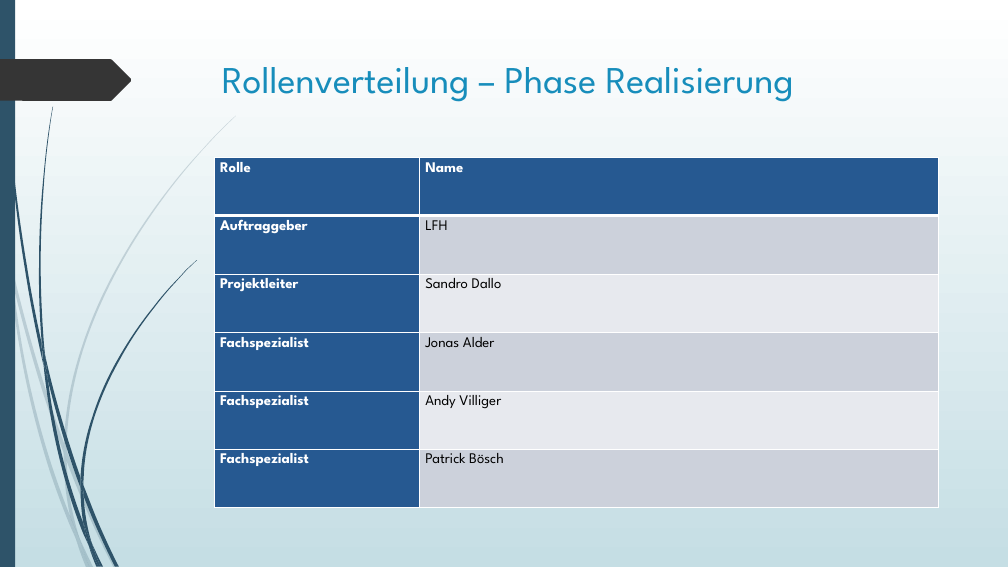
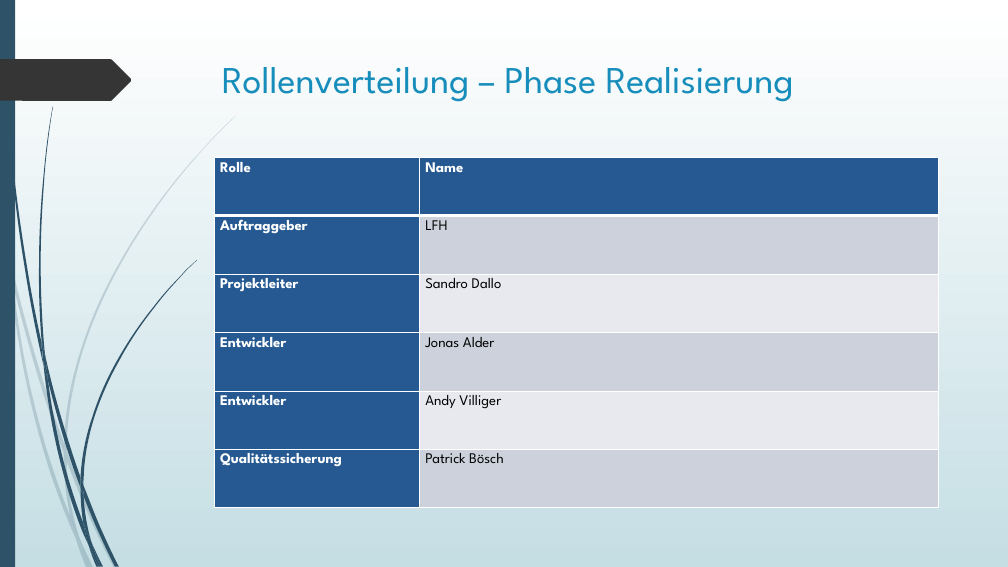
Before and after one commit to nuerscht/LFH, a slide deck: slide 11 of doc/00 Statusberichte/Status Meeting 2.pptx. Drawn at 1008x567 pixels with LibreOffice and Linux fonts; fonts in the diff are those of the drawing. Boxes give left, top, right and bottom in pixels: in the first picture for what was removed or moved away, otherwise in the second. Text is boxed around its words. In the diff, an @@ line names an element or a change of style, - is before the commit and + after.

```diff
--- a/doc/00 Statusberichte/Status Meeting 2.pptx
+++ b/doc/00 Statusberichte/Status Meeting 2.pptx
@@ table at <box>215,157,938,507</box> @@
-row 4, column 1: Fachspezialist
+row 4, column 1: Entwickler
-row 5, column 1: Fachspezialist
+row 5, column 1: Entwickler
-row 6, column 1: Fachspezialist
+row 6, column 1: Qualitätssicherung
@@ less space between paragraphs @@
```
Also in this commit, not shown: 3 other slides changed.
